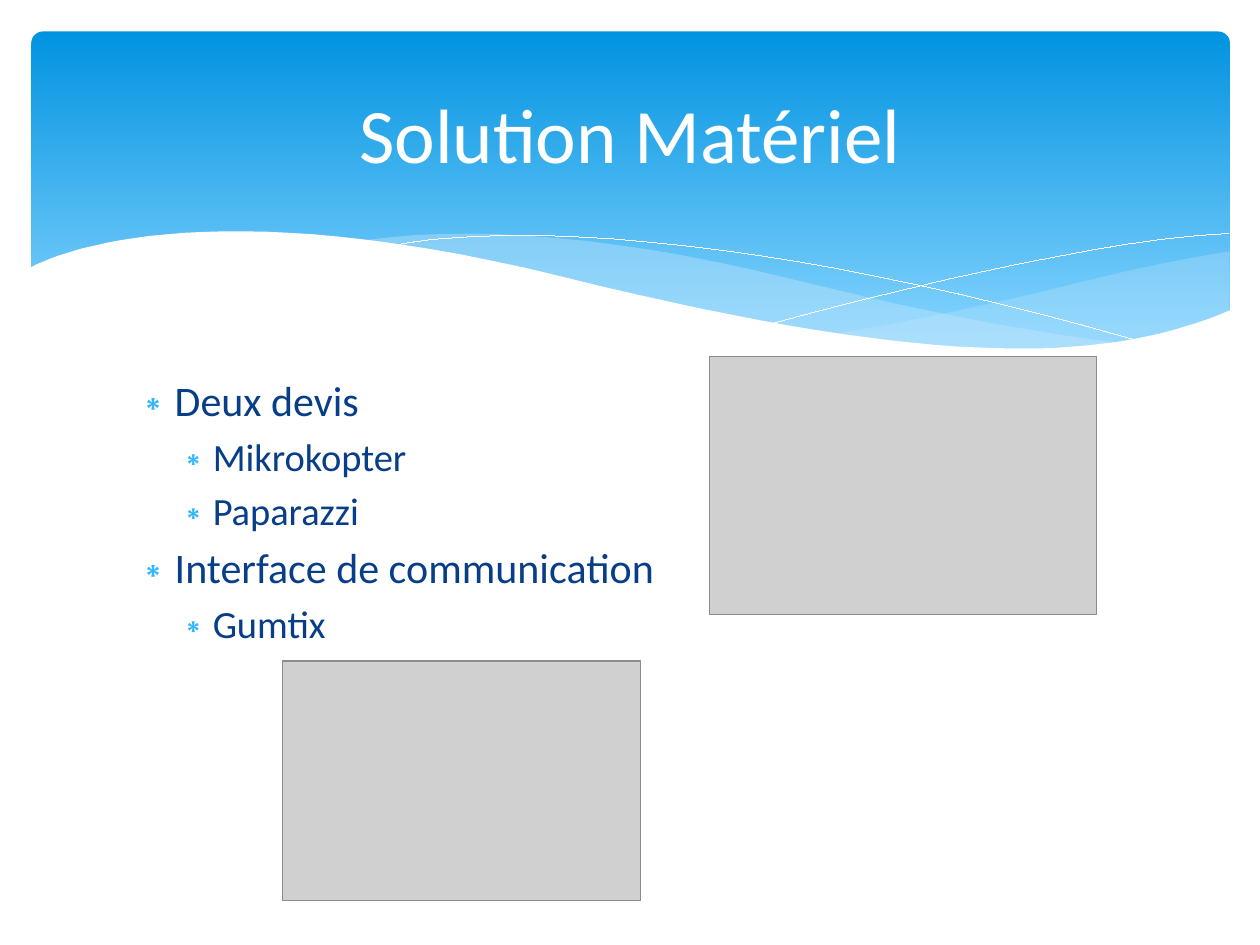
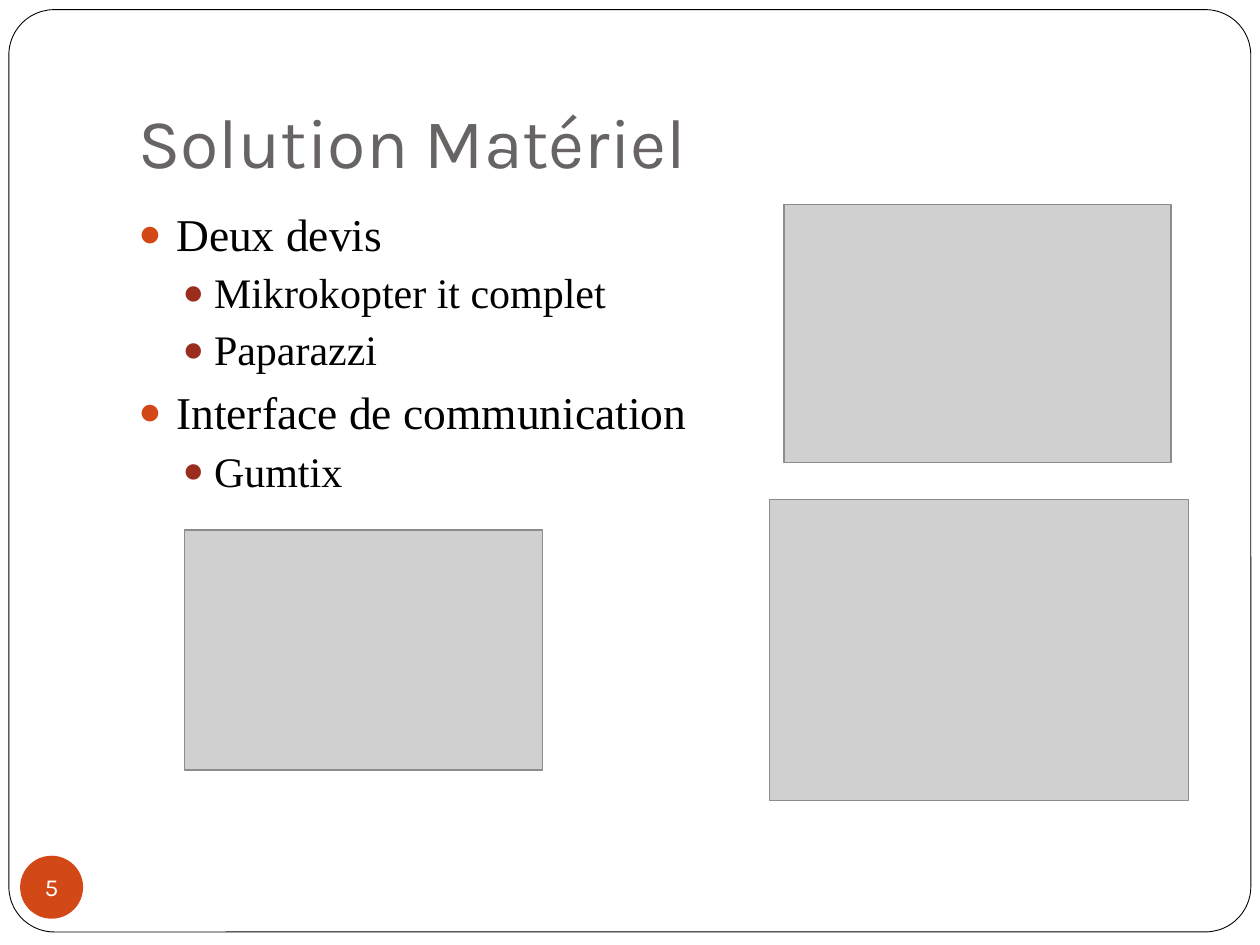
Before and after one commit to xzar/megauav2013, a slide deck: slide 5 of docs/Soutenance/PréSoutenance 0511.pptx. Drawn at 1260x945 pixels with LibreOffice and Linux fonts; fonts in the diff are those of the drawing; grey boxes stand for pictures. Boxes give left, top, right and bottom in pixels: in the first picture for what was removed or moved away, otherwise in the second. Text is boxed around its words. In the diff, an @@ line names an element or a change of style, - is before the commit and + after.

```diff
--- a/docs/Soutenance/PréSoutenance 0511.pptx
+++ b/docs/Soutenance/PréSoutenance 0511.pptx
@@ rounded rectangle added at [9,10,1251,932], fill #FFFFFF, outline #000000 0.5 pt @@
@@ rounded rectangle removed at [32,32,1230,372] @@
@@ title "Solution Matériel": place and size @@
-title "Solution Matériel" at [359,109,900,164]
+title "Solution Matériel" at [138,115,687,169]
@@ title "Solution Matériel" at [138,115,687,169]: size 44 to 40 pt, font Calibri to Karla, text colour #FFFFFF to #696464; alignment centre to left; vertical alignment middle to bottom @@
@@ text "Deux devis": place and size @@
-text "Deux devis" at [175,386,654,639]
+text "Deux devis" at [176,219,686,488]
@@ picture: place and size @@
-picture at [709,357,1096,615]
+picture at [784,204,1171,462]
@@ group removed at [29,232,1231,415]: 5 freeform shapes @@
@@ text at [176,219,686,488]: size 24 to 26 pt in "Deux devis", "Interface de communication"; font Calibri to Times New Roman, text colour #073E87 to #000000 in "Deux devis", "Paparazzi", "Interface de communication", "Gumtix"; size 22 to 24 pt in "Paparazzi", "Gumtix"; bullet ∗ to ●; bullet colour #31B6FD to #D34817; bullet colour #31B6FD to #9B2D1F @@
@@ text at [214,279,606,317]: text changed; size 22 to 24 pt; font Calibri to Times New Roman; text colour #073E87 to #000000 @@
-  ∗ Mikrokopter
+  ● Mikrokopter it complet
@@ picture added at [770,499,1189,800] @@
@@ picture: place and size @@
-picture at [282,662,640,901]
+picture at [185,530,543,770]
@@ page number added at [20,856,83,919], fill #D34817, 14 pt, text #FFFFFF @@
+5
```
Also in this commit, not shown: 12 other slides changed, 1 slide added, 2 slides removed.
